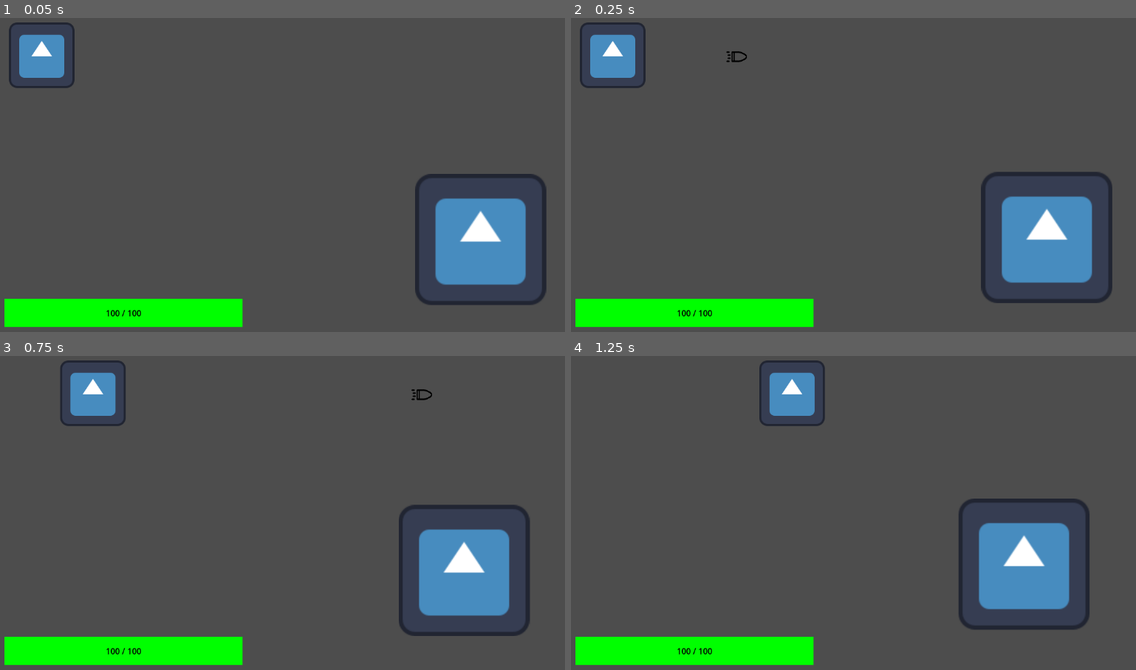
Above: before the commit, frames 1-4 (two rows, left to right).
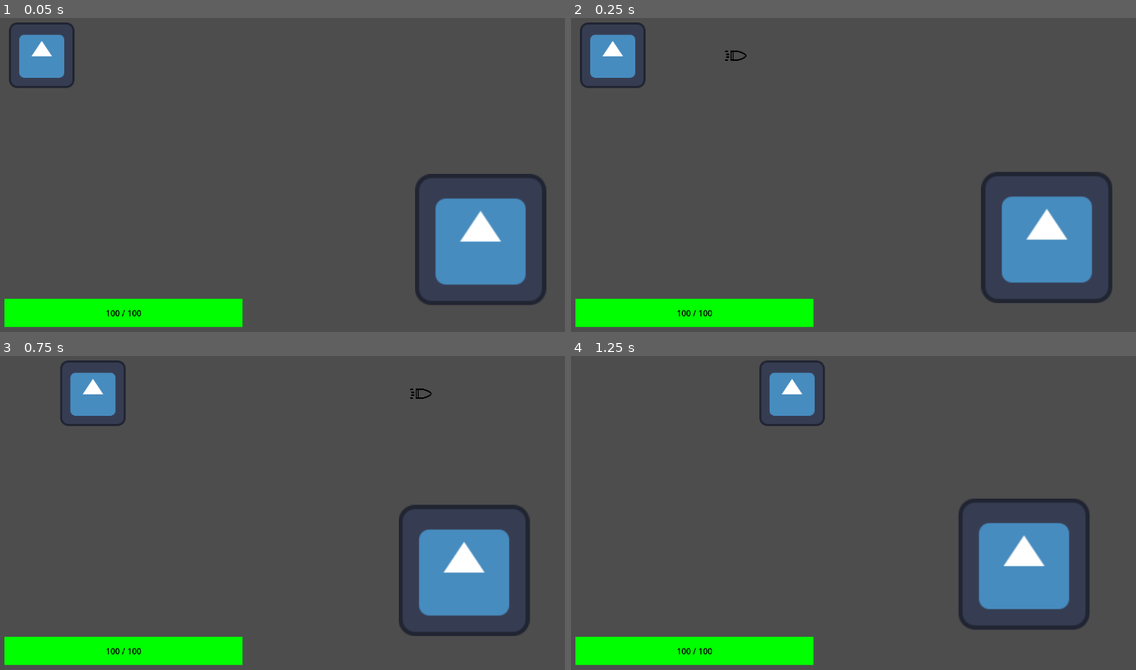
Above: after the commit, the same moments.

Repository: jtmchenry/2D-Roguelike-Game-Game-Jam-2025
Game: Godot game, scene res://levels/sandbox.tscn
Two runs of this game, one before a commit and one after it. Both use one fixed random seed, a clock stepped at 60 frames per second and the inputs below. The engine's default icon, where the game draws it, is replaced by a stand-in: a white triangle on a blue panel in a dark square.
Inputs:
- Up to frame 1 (0.05 s): no input
- Up to frame 2 (0.25 s): no input
- Up to frame 3 (0.75 s): hold Right (move_right) from 0.53 s (still down)
- Up to frame 4 (1.25 s): keep holding Right (move_right)

Frame 1 is identical in both runs. In frame 2, less than 0.1% of the frame differs, in the area x 27-32%, y 10-15%; in frame 3, less than 0.1%; in frame 4, nothing differs.

Commit message:
init changes

Diff:
--- a/2d-roguelike/levels/sandbox.tscn
+++ b/2d-roguelike/levels/sandbox.tscn
@@ -3,8 +3,7 @@
 [ext_resource type="PackedScene" uid="uid://bi0wmrp1kqfxp" path="res://ui/hud/hud.tscn" id="1_85hcc"]
 [ext_resource type="PackedScene" uid="uid://bm1ipexiutcqk" path="res://player/player.tscn" id="1_wfhpi"]
 [ext_resource type="PackedScene" uid="uid://fhqdcygqhv8m" path="res://monster/monster.tscn" id="1_whpuv"]
-[ext_resource type="PackedScene" uid="uid://did71n6w1nejf" path="res://player/Bullet.tscn" id="3_7he1i"]
-[ext_resource type="PackedScene" uid="uid://x5bexxsssvfh" path="res://ui/player_health_bar.tscn" id="3_85hcc"]
+[ext_resource type="PackedScene" uid="uid://ppshjh2npp44" path="res://player/Bullet.tscn" id="3_7he1i"]
 
 [node name="Sandbox" type="Node2D"]
 
@@ -12,9 +11,11 @@
 
 [node name="Monster" parent="." instance=ExtResource("1_whpuv")]
 position = Vector2(965, 464)
+speed = 50.0
+damage = 10
 
-[node name="Bullet" parent="." instance=ExtResource("3_7he1i")]
-position = Vector2(103, 99)
+[node name="BulletSpawner" parent="." instance=ExtResource("3_7he1i")]
+position = Vector2(106, 104)
 
 [node name="Player" parent="." instance=ExtResource("1_wfhpi")]
 position = Vector2(106, 103)
--- a/2d-roguelike/player/Bullet.tscn
+++ b/2d-roguelike/player/Bullet.tscn
@@ -1,27 +1,21 @@
-[gd_scene load_steps=4 format=3 uid="uid://did71n6w1nejf"]
+[gd_scene load_steps=4 format=3 uid="uid://ppshjh2npp44"]
 
-[ext_resource type="Script" path="res://player/bullet_spawner.gd" id="1_sbiib"]
+[ext_resource type="Script" uid="uid://b85d7eauh5yah" path="res://player/bullet.gd" id="1_sbiib"]
 [ext_resource type="Texture2D" uid="uid://dh44q51omvwau" path="res://icons/bullet.png" id="2_4sosn"]
 
-[sub_resource type="CircleShape2D" id="CircleShape2D_n70q0"]
+[sub_resource type="CircleShape2D" id="CircleShape2D_h6gl0"]
 
-[node name="Bullet" type="Node2D"]
-position = Vector2(551, 304)
-metadata/_edit_group_ = true
-
-[node name="BulletSpawner" type="Area2D" parent="."]
-position = Vector2(4.24017, 2.98163)
+[node name="BulletSpawner" type="Area2D"]
 script = ExtResource("1_sbiib")
 
-[node name="BulletHitBox" type="CollisionShape2D" parent="BulletSpawner"]
-shape = SubResource("CircleShape2D_n70q0")
+[node name="BulletHitBox" type="CollisionShape2D" parent="."]
+shape = SubResource("CircleShape2D_h6gl0")
 
-[node name="Bullet" type="Sprite2D" parent="BulletSpawner"]
-position = Vector2(-9, 4.00001)
-scale = Vector2(0.09375, 0.140625)
+[node name="BulletIcon" type="Sprite2D" parent="."]
+position = Vector2(-10, 1.90735e-06)
+scale = Vector2(0.0976563, 0.128906)
 texture = ExtResource("2_4sosn")
 
-[node name="AttackSpeed" type="Timer" parent="BulletSpawner"]
+[node name="AttackSpeed" type="Timer" parent="."]
 
-[connection signal="body_entered" from="BulletSpawner" to="BulletSpawner" method="_on_body_entered"]
-[connection signal="timeout" from="BulletSpawner/AttackSpeed" to="BulletSpawner" method="_on_timer_timeout"]
+[connection signal="body_entered" from="." to="." method="_on_body_entered"]
--- /dev/null
+++ b/2d-roguelike/player/bullet.gd
@@ -0,0 +1,20 @@
+extends Area2D
+
+var travelled_distance = 0
+
+func _physics_process(delta: float):
+	const SPEED = 1000
+	const RANGE = 350
+
+	var direction = Vector2.RIGHT.rotated(rotation)
+	position += direction * SPEED * delta
+
+	travelled_distance =+ SPEED * delta
+	if travelled_distance > RANGE:
+		queue_free()
+
+
+
+func _on_body_entered(body: Node2D) -> void:
+	queue_free()
+	#damage enemy
--- a/2d-roguelike/player/bullet_spawner.gd
+++ /dev/null
@@ -1,24 +0,0 @@
-extends Area2D
-
-var travelled_distance = 0
-
-func _physics_process(delta):
-	const SPEED = 1000
-	const RANGE = 1200
-
-	var bullet_direction = Vector2.RIGHT.rotated(rotation)
-	position += bullet_direction * SPEED * delta
-
-	travelled_distance += SPEED * delta
-
-	if travelled_distance > RANGE:
-		queue_free()
-
-
-func _on_body_entered(body: Node2D) -> void:
-	queue_free()
-	#Add Damage to Monster Ememy Here
-
-
-func _on_timer_timeout() -> void:
-	pass # Replace with function body.
Not shown, added: 2d-roguelike/player/bullet.gd.uid
Not shown, removed: 2d-roguelike/player/bullet_spawner.gd.uid
